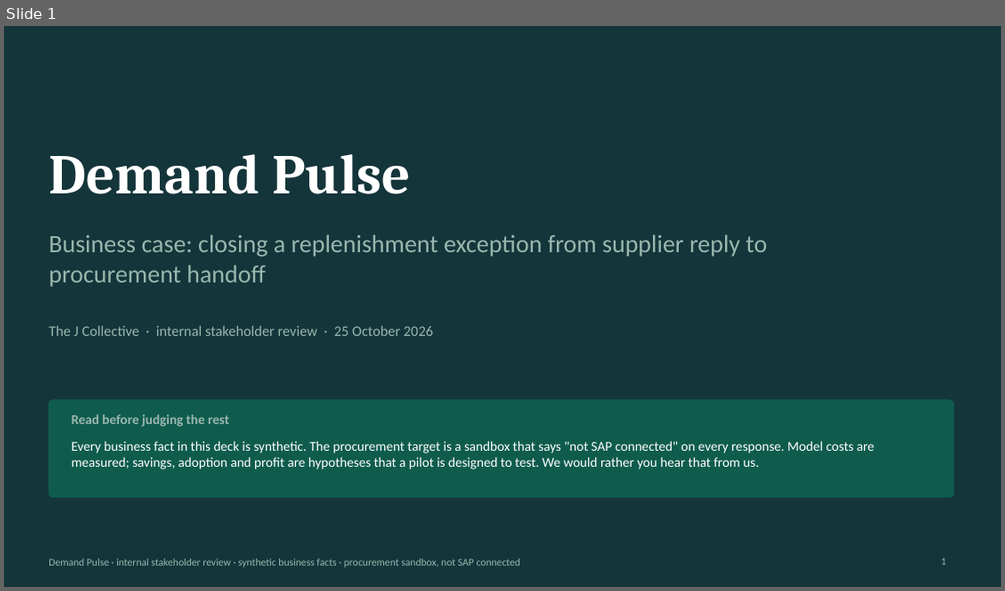
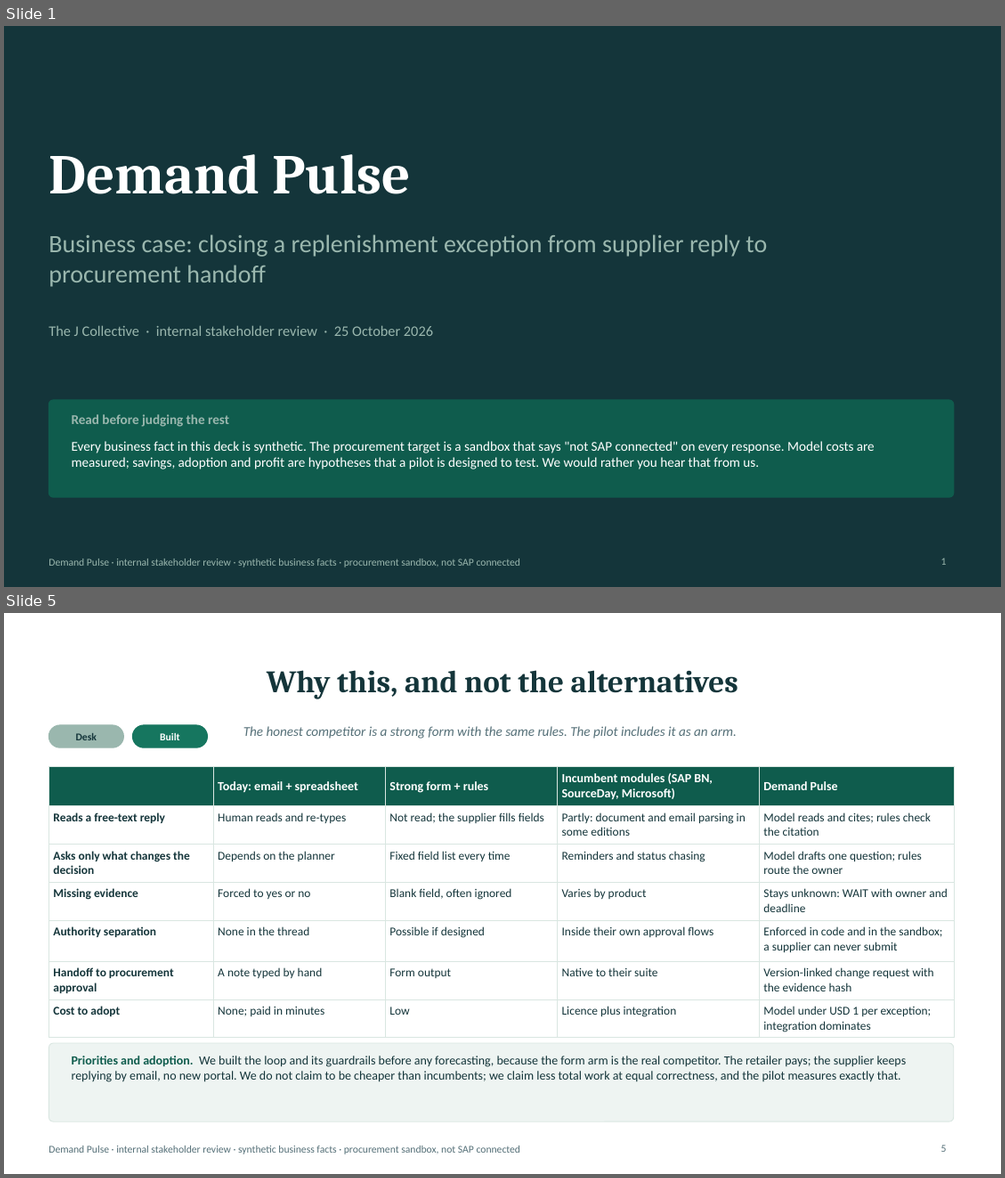
Before and after one commit to logisticPM/sap, a slide deck: presentations/SAP_Demand_Pulse_Business_Case_Deck.pptx. Shown one above the other, each under a label of ours: slide 1 before the commit, slides 1 and 5 after it; the slides between them are not shown. The pictures are 1005x591 and 1005x1178 pixels, drawn with LibreOffice and Linux fonts; fonts in the diff are those of the drawing. Boxes give left, top, right and bottom in pixels: in the first picture for what was removed or moved away, otherwise in the second. Text is boxed around its words. In the diff, an @@ line names an element or a change of style, - is before the commit and + after.

```diff
--- a/presentations/SAP_Demand_Pulse_Business_Case_Deck.pptx
+++ b/presentations/SAP_Demand_Pulse_Business_Case_Deck.pptx
@@ slide 5 added at bbox=[4, 613, 1001, 1174], background #FFFFFF @@
@@ title added at bbox=[267, 670, 738, 698], 30 pt, text #14353A, bold @@
+Why this, and not the alternatives
@@ rounded rectangle added at bbox=[48, 725, 123, 747], fill #9AB7AE, outline #9AB7AE 1 pt @@
@@ text added at bbox=[76, 733, 97, 740], 10 pt, text #14353A, bold @@
+Desk
@@ rounded rectangle added at bbox=[133, 725, 208, 747], fill #16765F, outline #16765F 1 pt @@
@@ text added at bbox=[160, 733, 180, 740], 10 pt, text #FFFFFF, bold @@
+Built
@@ text added at bbox=[243, 726, 736, 738], 13 pt, text #557078, italic @@
+The honest competitor is a strong form with the same rules. The pilot includes it as an arm.
@@ table added at bbox=[48, 766, 954, 1036], 7 rows, 5 columns @@
+ | Today: email + spreadsheet | Strong form + rules | Incumbent modules (SAP BN, SourceDay, Microsoft) | Demand Pulse
+Reads a free-text reply | Human reads and re-types | Not read; the supplier fills fields | Partly: document and email parsing in some editions | Model reads and cites; rules check the citation
+Asks only what changes the decision | Depends on the planner | Fixed field list every time | Reminders and status chasing | Model drafts one question; rules route the owner
+Missing evidence | Forced to yes or no | Blank field, often ignored | Varies by product | Stays unknown: WAIT with owner and deadline
+Authority separation | None in the thread | Possible if designed | Inside their own approval flows | Enforced in code and in the sandbox; a supplier can never submit
+Handoff to procurement approval | A note typed by hand | Form output | Native to their suite | Version-linked change request with the evidence hash
+Cost to adopt | None; paid in minutes | Low | Licence plus integration | Model under USD 1 per exception; integration dominates
@@ rounded rectangle added at bbox=[48, 1043, 954, 1121], fill #EEF4F2, outline #D9E6E1 0.75 pt @@
@@ text added at bbox=[72, 1055, 906, 1082], 12 pt, text #14353A @@
+Priorities and adoption. We built the loop and its guardrails before any forecasting, because the form arm is the real competitor. The retailer pays; the supplier keeps replying by email, no new portal. We do not claim to be cheaper than incumbents; we claim less total work at equal correctness, and the pilot measures exactly that.
@@ text added at bbox=[48, 1145, 521, 1154], 10 pt, text #557078 @@
+Demand Pulse · internal stakeholder review · synthetic business facts · procurement sandbox, not SAP connected
@@ page number added at bbox=[941, 1144, 947, 1151], 10 pt, text #557078 @@
+5
```
Also in this commit, not shown: 6 slides changed, 4 other slides added, 9 slides removed, 9 other files.
